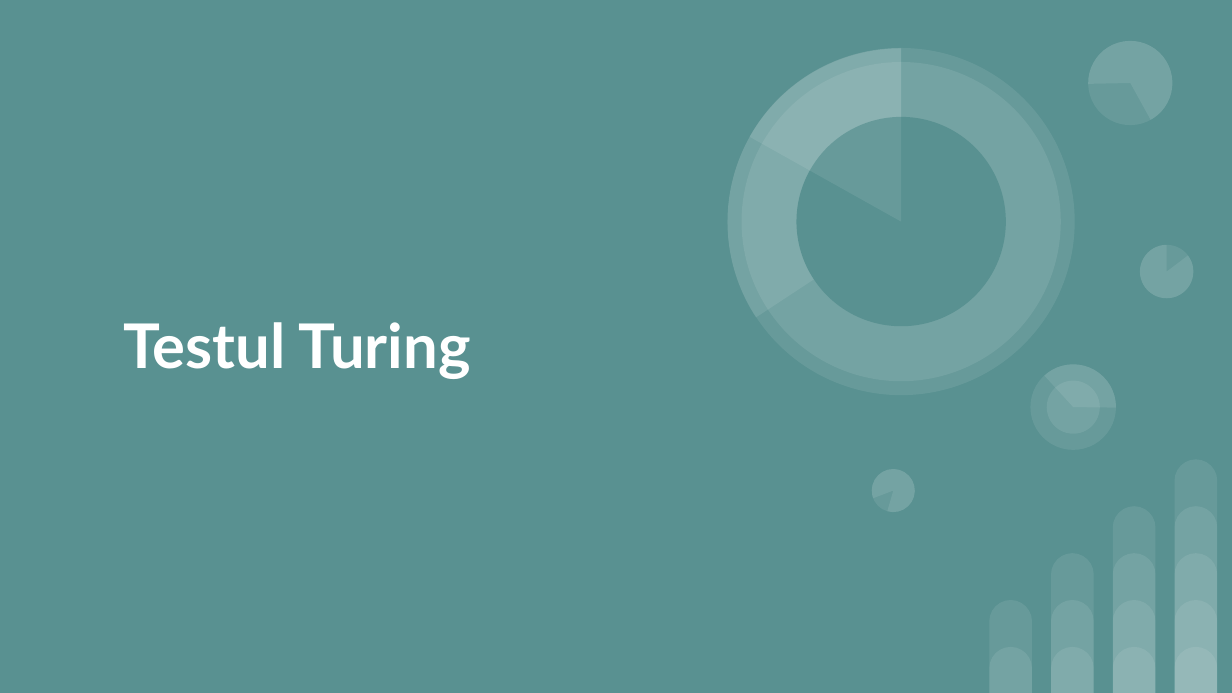
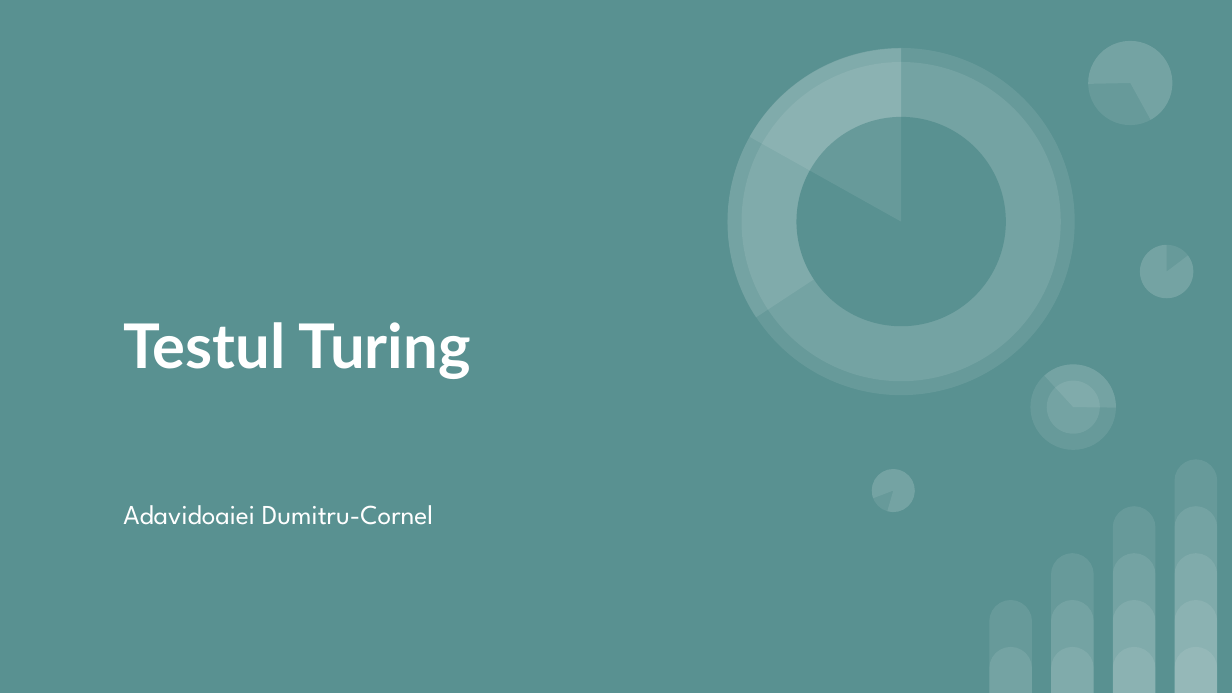
Before and after one commit to adavidoaiei/Prezentare-master, a slide deck: slide 1 of Turing.pptx. Drawn at 1232x693 pixels with LibreOffice and Linux fonts; fonts in the diff are those of the drawing. Boxes give left, top, right and bottom in pixels: in the first picture for what was removed or moved away, otherwise in the second. Text is boxed around its words. In the diff, an @@ line names an element or a change of style, - is before the commit and + after.

```diff
--- a/Turing.pptx
+++ b/Turing.pptx
@@ subtitle added at (123,505,433,525), 16 pt, text #FFFFFF @@
+Adavidoaiei Dumitru-Cornel
```
Also in this commit, not shown: 8 other slides changed, 1 slide added.
